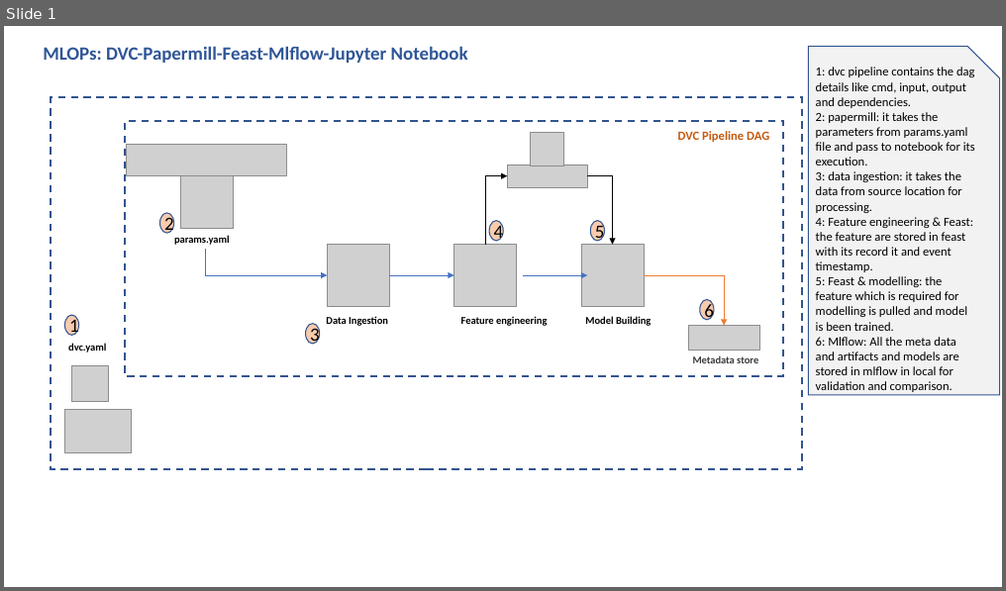
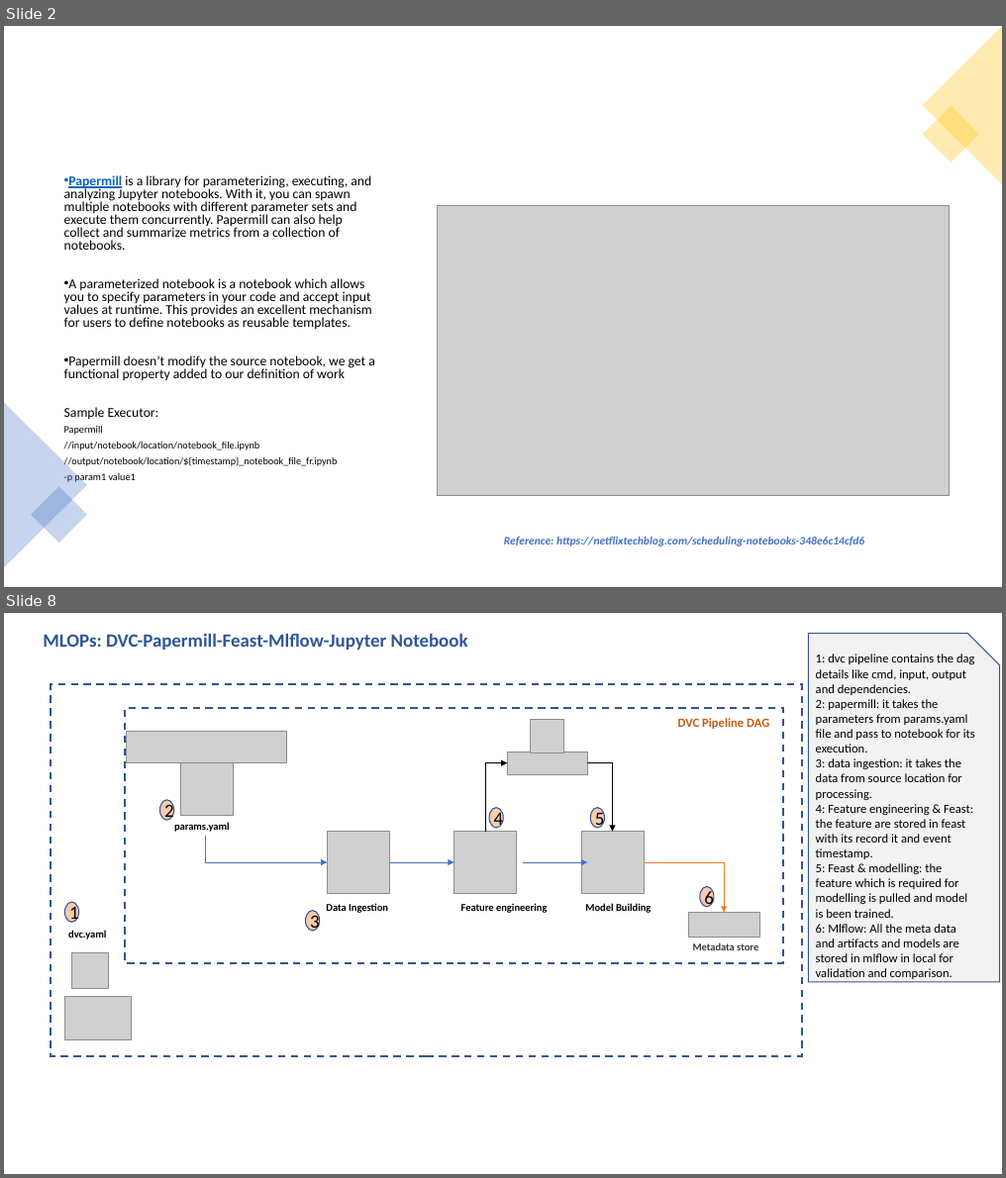
Before and after one commit to KarryHarsh/MLOPS-PoC, a slide deck: Architecture.pptx. Shown one above the other, each under a label of ours: slide 1 before the commit, slides 2 and 8 after it; the slides between them are not shown. The pictures are 1006x591 and 1006x1178 pixels, drawn with LibreOffice and Linux fonts; fonts in the diff are those of the drawing; grey boxes stand for pictures. Boxes give left, top, right and bottom in pixels: in the first picture for what was removed or moved away, otherwise in the second. Text is boxed around its words. In the diff, an @@ line names an element or a change of style, - is before the commit and + after.

Commit message:
updated deck

```diff
--- a/Architecture.pptx
+++ b/Architecture.pptx
@@ slide 2 added at (4,26,1002,587), background #FFFFFF @@
@@ triangle added at (923,26,1002,184), fill #FFC000 at 30% opacity @@
@@ rectangle added at (923,106,979,164), fill #FFC000 at 30% opacity @@
@@ text added at (64,175,375,483), 12.9 pt, text #000000 @@
+• Papermill is a library for parameterizing, executing, and analyzing Jupyter notebooks. With it, you can spawn multiple notebooks with different parameter sets and execute them concurrently. Papermill can also help collect and summarize metrics from a collection of notebooks.
+• A parameterized notebook is a notebook which allows you to specify parameters in your code and accept input values at runtime. This provides an excellent mechanism for users to define notebooks as reusable templates.
+• Papermill doesn’t modify the source notebook, we get a functional property added to our definition of work
+Sample Executor:
+Papermill
+//input/notebook/location/notebook_file.ipynb
+//output/notebook/location/${timestamp}_notebook_file_fr.ipynb
+-p param1 value1
@@ picture added at (438,205,949,495) @@
@@ triangle added at (4,402,87,568), fill #4472C4 at 30% opacity @@
@@ rectangle added at (31,486,87,543), fill #4472C4 at 30% opacity @@
@@ text added at (504,537,864,547), 11 pt, text #4472C4, bold, italic @@
+Reference: https://netflixtechblog.com/scheduling-notebooks-348e6c14cfd6
@@ what was slide 1 is now slide 8 @@
```
Also in this commit, not shown: 6 other slides added, 3 other files.
